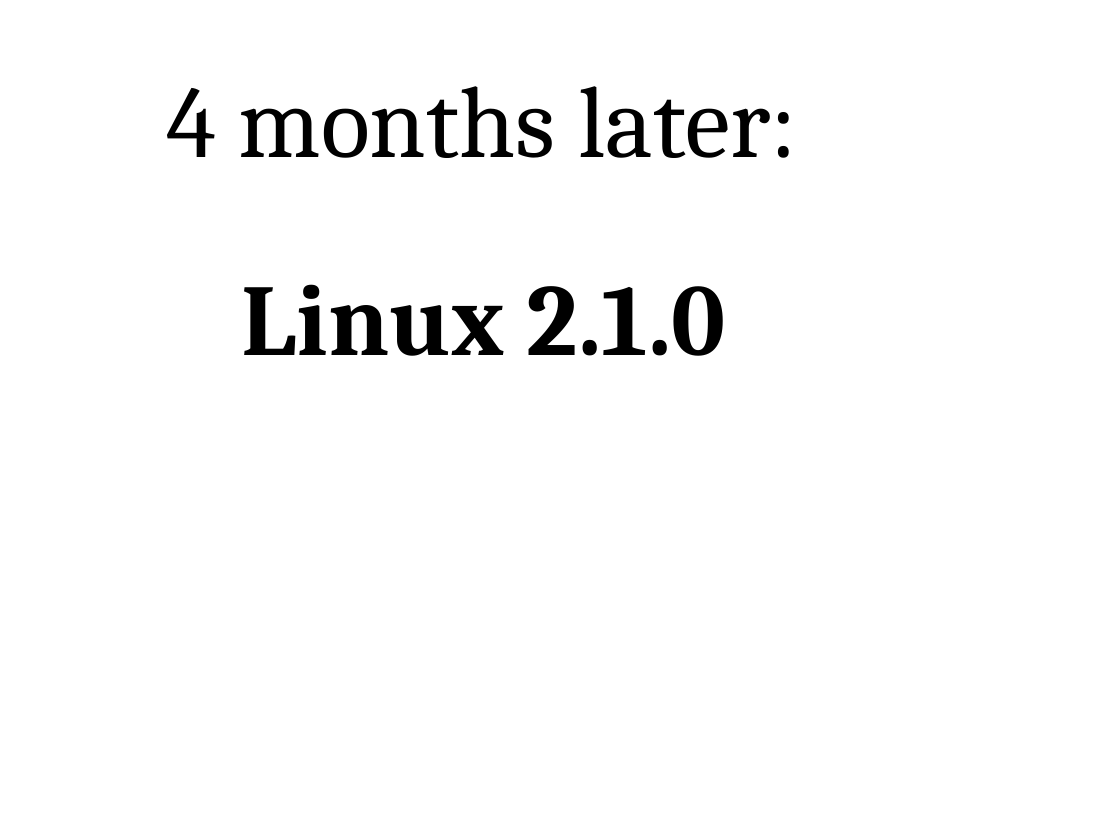
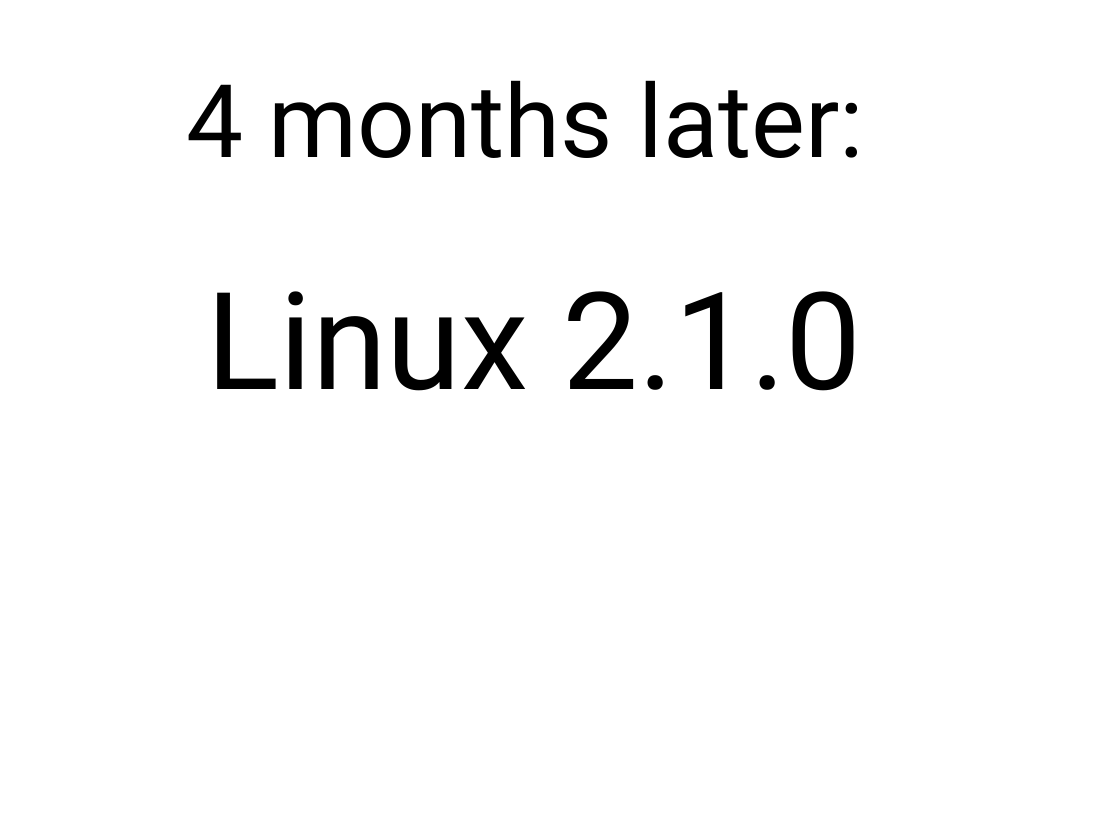
Before and after one commit to gregkh/kernel-development, a slide deck: slide 9 of kernel-development.odp. Drawn at 1120x840 pixels with LibreOffice and Linux fonts; fonts in the diff are those of the drawing. Boxes give left, top, right and bottom in pixels: in the first picture for what was removed or moved away, otherwise in the second. Text is boxed around its words. In the diff, an @@ line names an element or a change of style, - is before the commit and + after.

Commit message:
use "Bitter" font, much nicer

```diff
--- a/kernel-development.odp
+++ b/kernel-development.odp
@@ text "4 months later:": place and size @@
-text "4 months later:" at (166, 86, 797, 158)
+text "4 months later:" at (186, 80, 864, 158)
@@ text "4 months later:" at (186, 80, 864, 158): font Cambria to Roboto @@
@@ text "Linux 2.1.0": place and size @@
-text "Linux 2.1.0" at (242, 284, 726, 356)
+text "Linux 2.1.0" at (206, 291, 862, 391)
@@ text "Linux 2.1.0" at (206, 291, 862, 391): size 72 to 96 pt, font Cambria to Roboto, bold off @@
```
Also in this commit, not shown: 29 other slides changed.
